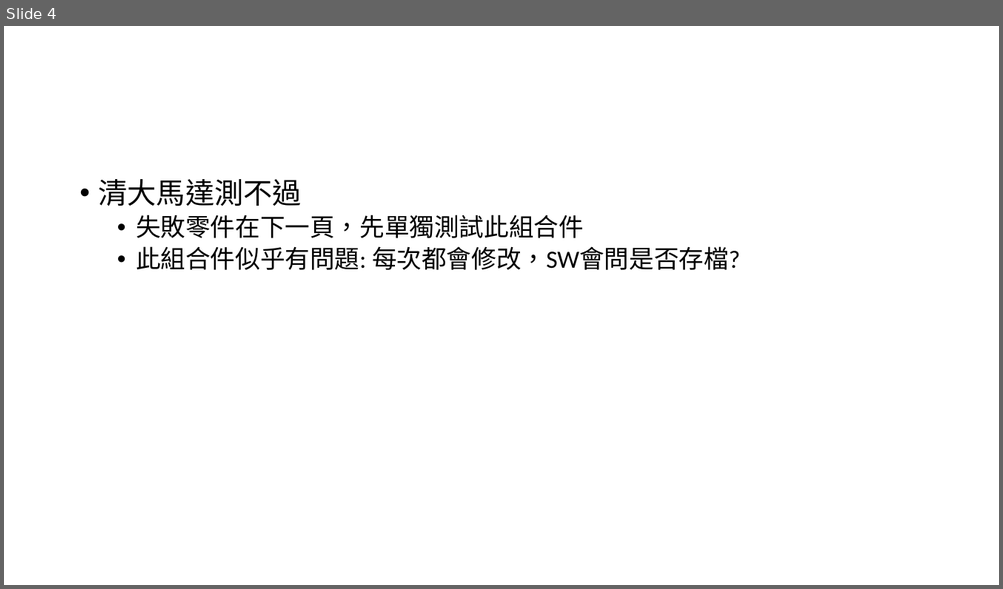
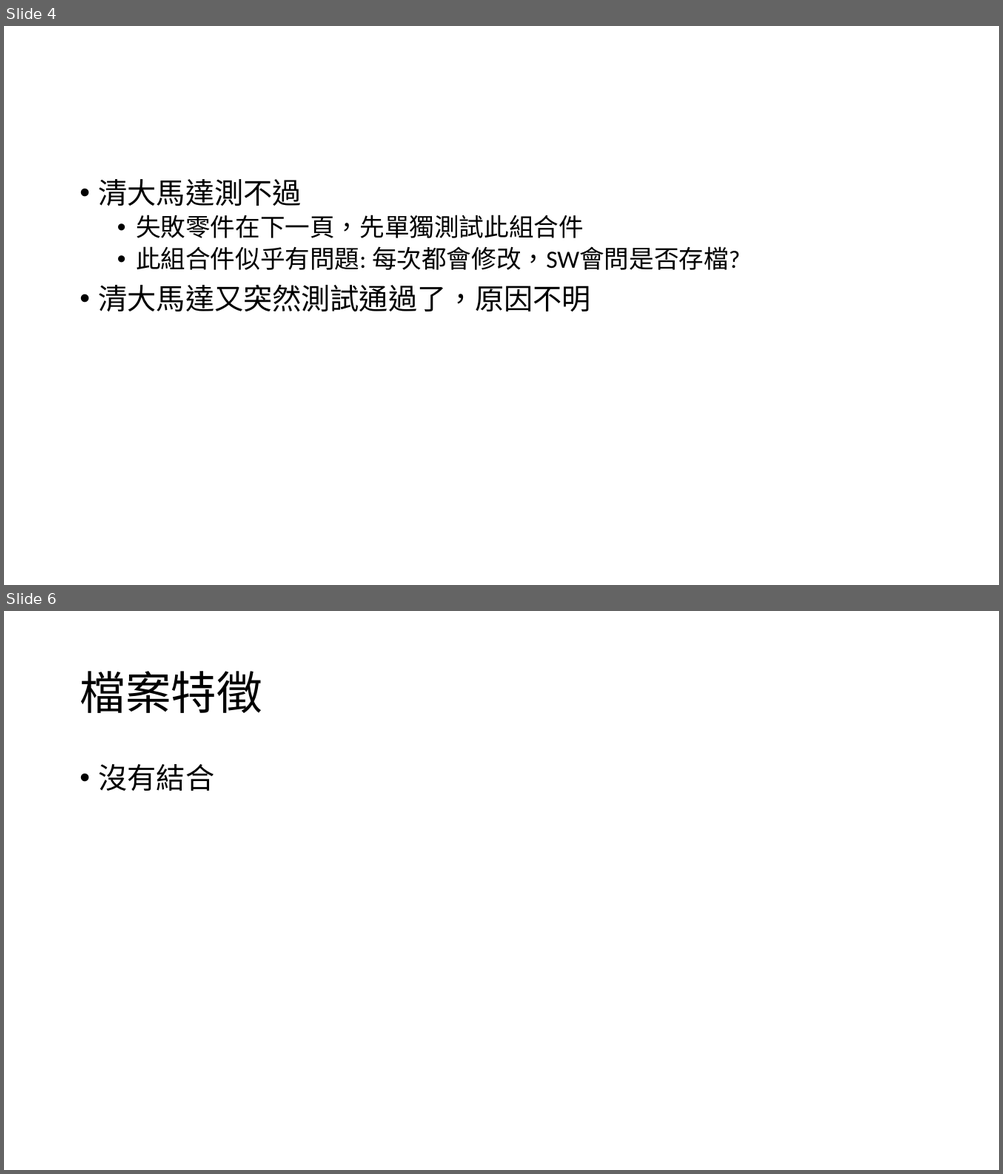
Before and after one commit to jackson-code/SolidWorsk-Add-in, a slide deck: SW測試進度.pptx. Shown one above the other, each under a label of ours: slide 4 before the commit, slides 4 and 6 after it; the slides between them are not shown. The pictures are 1003x589 and 1003x1174 pixels, drawn with LibreOffice and Linux fonts; fonts in the diff are those of the drawing. Boxes give left, top, right and bottom in pixels: in the first picture for what was removed or moved away, otherwise in the second. Text is boxed around its words. In the diff, an @@ line names an element or a change of style, - is before the commit and + after.

```diff
--- a/SW測試進度.pptx
+++ b/SW測試進度.pptx
@@ slide 6 added at (4, 611, 999, 1170), background #FFFFFF @@
@@ title added at (79, 671, 262, 713), 44 pt, text #000000 @@
+檔案特徵
@@ text added at (99, 764, 215, 791), 28 pt, text #000000 @@
+• 沒有結合
@@ slide 4 changed as well @@
@@ text at (99, 285, 591, 312): paragraph added @@
+• 清大馬達又突然測試通過了，原因不明
```
Also in this commit, not shown: 14 other slides added, 3 slides removed, 38 other files.
